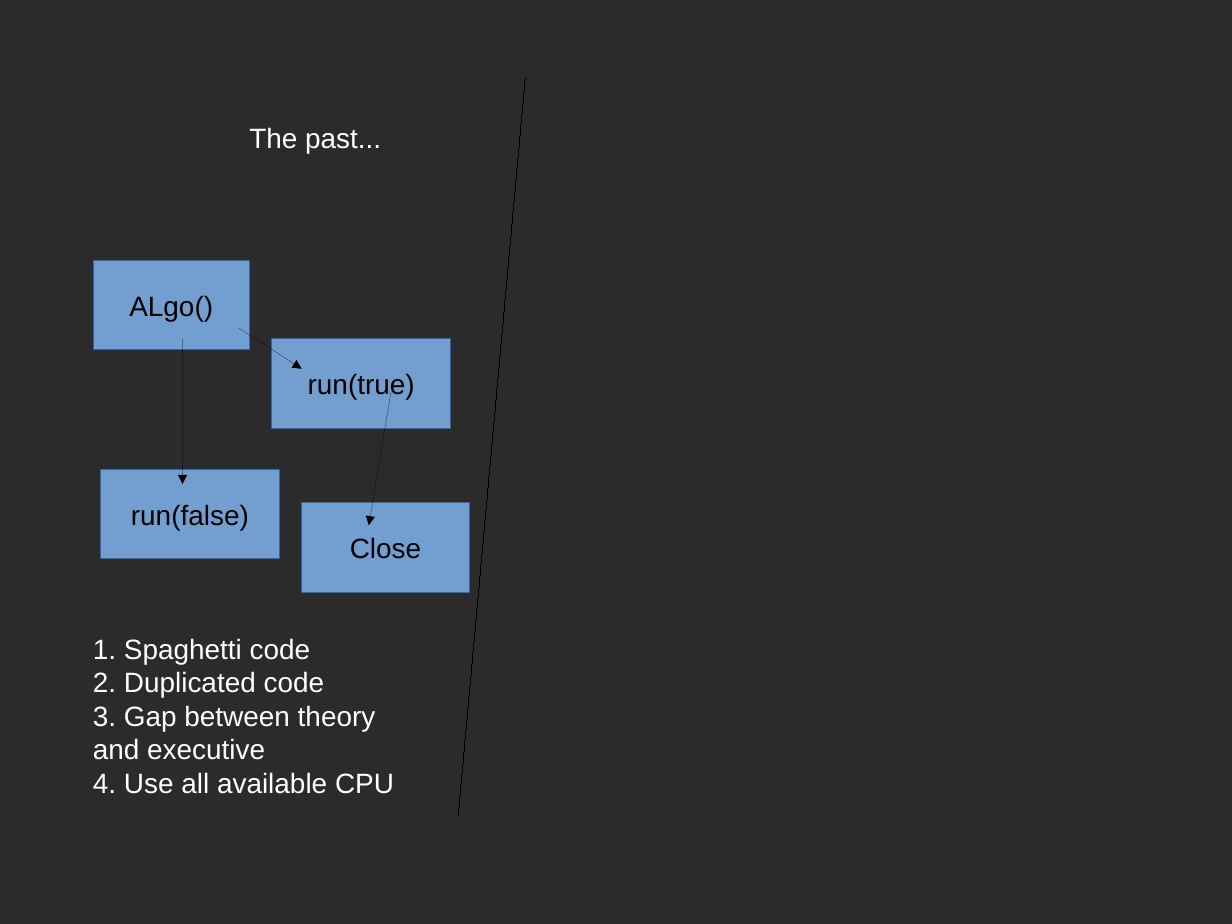
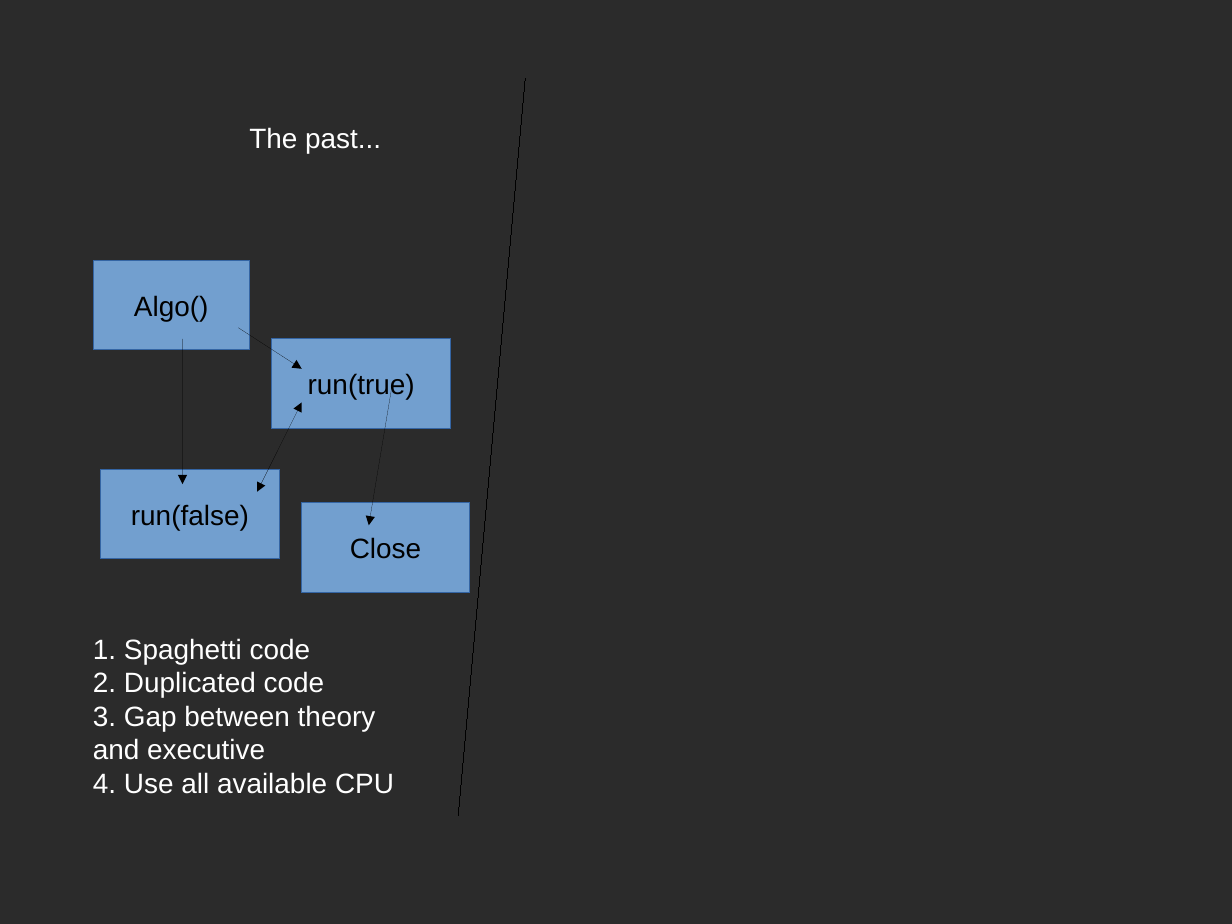
Before and after one commit to wearelumenai/distclus, a slide deck: slide 4 of algo.odp. Drawn at 1232x924 pixels with LibreOffice and Linux fonts; fonts in the diff are those of the drawing; background and template pictures are left out; a plain dark background stands for a picture behind light text. Boxes give left, top, right and bottom in pixels: in the first picture for what was removed or moved away, otherwise in the second. Text is boxed around its words. In the diff, an @@ line names an element or a change of style, - is before the commit and + after.

```diff
--- a/algo.odp
+++ b/algo.odp
@@ text in rectangle at [134,295,208,321]: text changed @@
-ALgo()
+Algo()
@@ double arrow added from (257, 492) to (302, 402), #000000 0 pt @@
```
Also in this commit, not shown: 5 other slides changed, 2 slides added.
